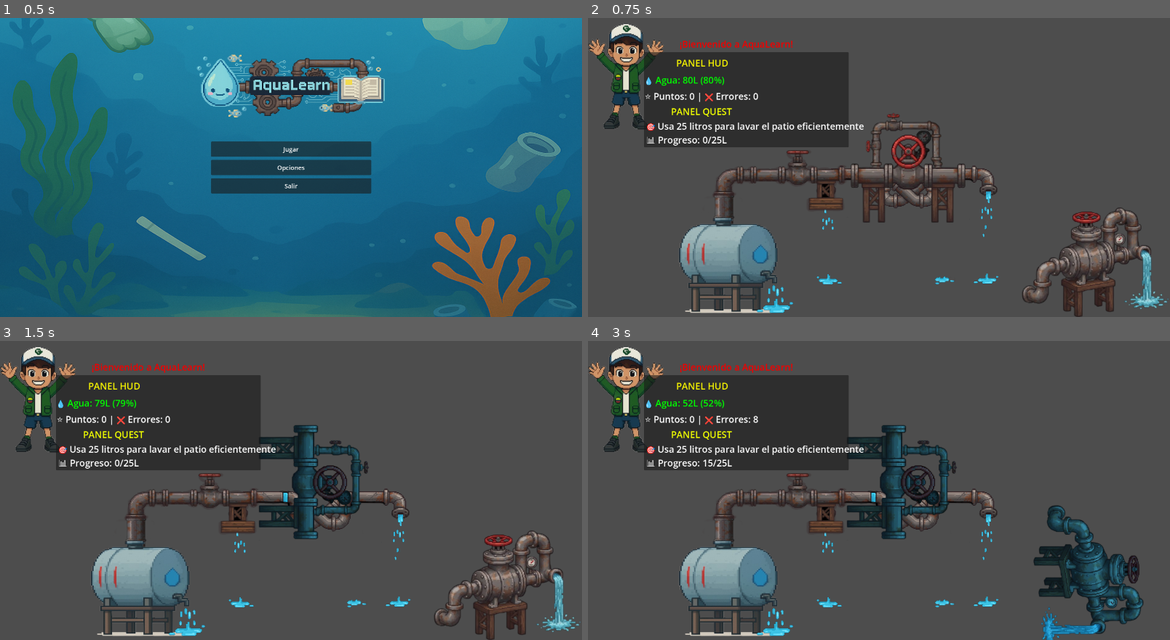
Above: before the commit, frames 1-4 (two rows, left to right).
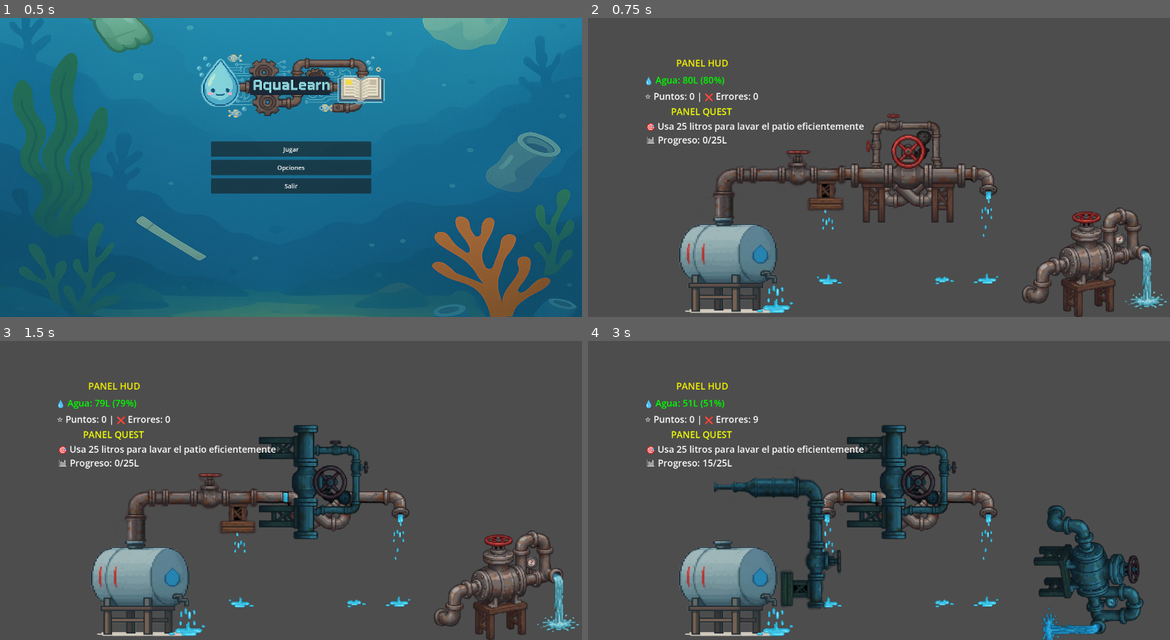
Above: after the commit, the same moments.

Repository: UnderMind-CO/AquaLearn
Game: Godot game, scene res://Main_menu/main_menu.tscn
Two runs of this game, one before a commit and one after it. Both use one fixed random seed, a clock stepped at 60 frames per second and the inputs below.
Inputs (mouse positions are in pixels of both pictures, inside the frame that each line leads up to):
- Up to frame 1 (0.5 s): no input
- Up to frame 2 (0.75 s): click "Jugar" at 0.5 s
- Up to frame 3 (1.5 s): tap Enter (ui_accept) at 1.25 s; move the mouse to (320, 475) at 1.27 s; click (320, 475) at 1.42 s
- Up to frame 4 (3 s): tap Enter (ui_accept) at 1.52, 2.27 s; move the mouse to (1088, 541) at 2.02 s; click (1088, 541) at 2.17 s; move the mouse to (797, 475) at 2.77 s; click (797, 475) at 2.92 s

Frame 1 is identical in both runs. In frame 2, 12% of the frame differs, in the area x 0-45%, y 1-44%; in frame 3, 12%; in frame 4, 15%, in the area x 0-45%, y 1-90%.

Commit message:
Fix Issue Guia Biomierdita & Alert

Diff:
--- a/game/scenes/main_scene_game.gd
+++ b/game/scenes/main_scene_game.gd
@@ -53,7 +53,7 @@
 
 # ========== REFERENCIAS A NODOS UI ==========
 # Usando get_node_or_null para evitar errores si los nodos no existen aún
-@onready var guia = get_node_or_null("CanvasLayer2/Guia")
+@onready var guia = get_node_or_null("CanvasLayer2/Guia/CanvasLayer/HUD/Guia")
 @onready var label_agua = get_node_or_null("CanvasLayer2/Guia/CanvasLayer/HUD/LabelAgua")
 @onready var label_puntos = get_node_or_null("CanvasLayer2/Guia/CanvasLayer/HUD/LabelPuntos")
 @onready var label_mision = get_node_or_null("CanvasLayer2/Guia/CanvasLayer/HUD/LabelMision")
